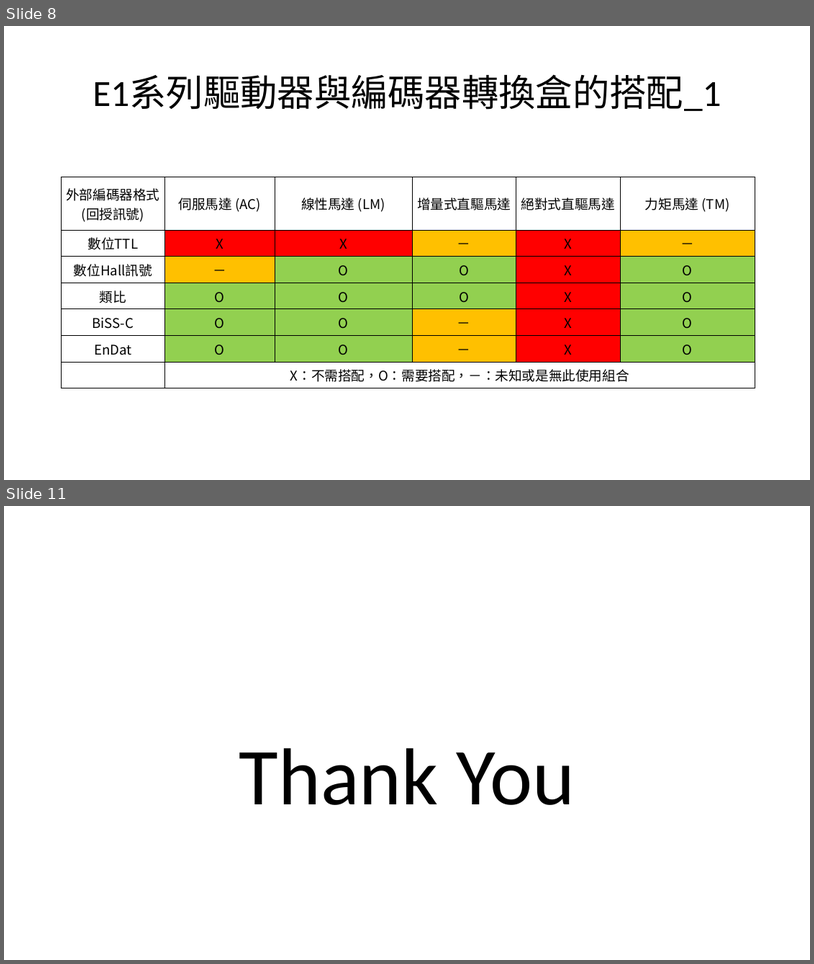
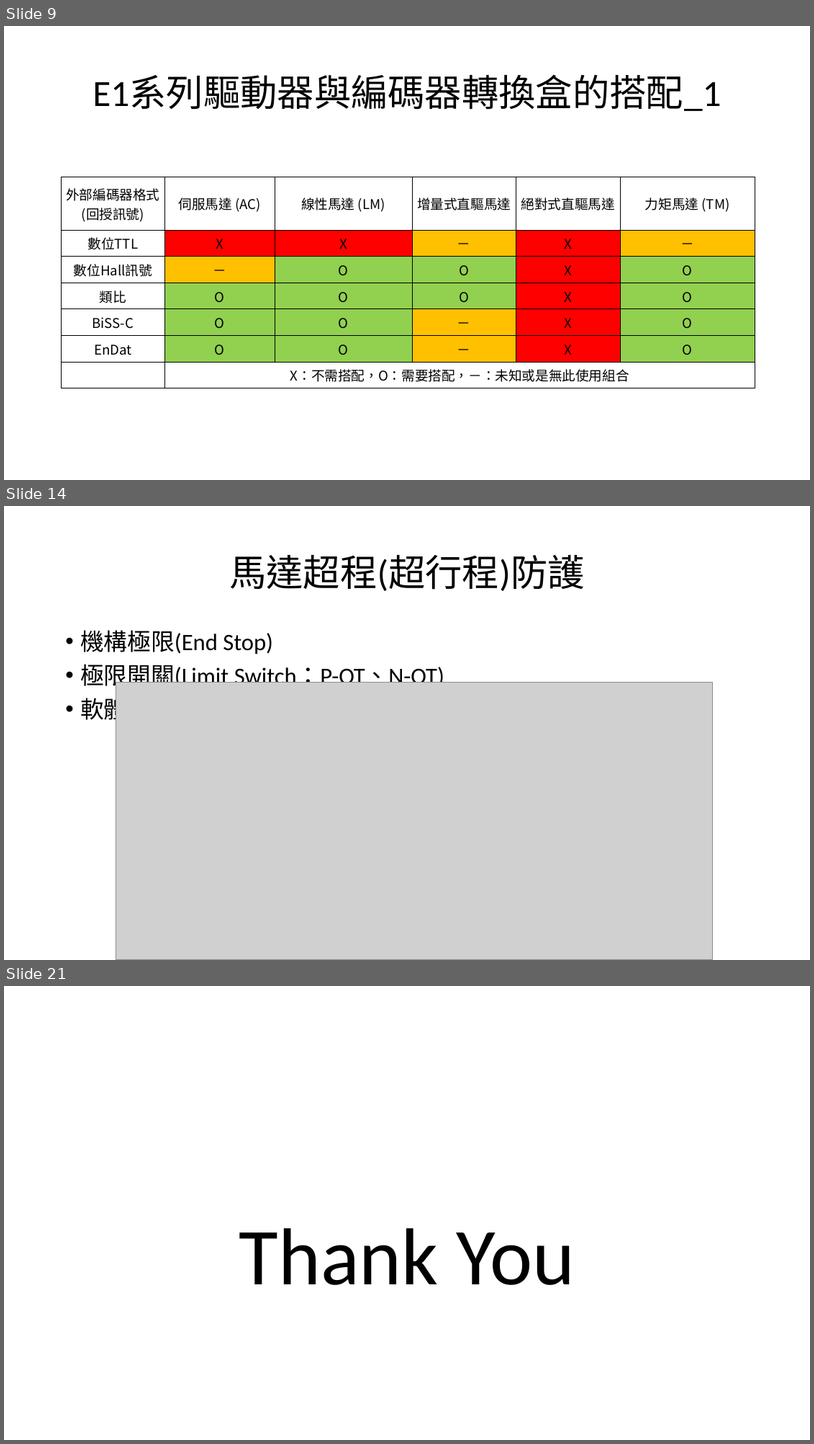
Before and after one commit to handsomeyo-wei/introduce-product-of-controllers-and-drivers, a slide deck: 產品簡介.pptx. Shown one above the other, each under a label of ours: slides 8 and 11 before the commit, slides 9, 14 and 21 after it; the slides between them are not shown. The pictures are 814x964 and 814x1444 pixels, drawn with LibreOffice and Linux fonts; fonts in the diff are those of the drawing; grey boxes stand for pictures. Boxes give left, top, right and bottom in pixels: in the first picture for what was removed or moved away, otherwise in the second. Text is boxed around its words. In the diff, an @@ line names an element or a change of style, - is before the commit and + after.

```diff
--- a/產品簡介.pptx
+++ b/產品簡介.pptx
@@ slide 14 added at box(4, 506, 810, 960), background #FFFFFF @@
@@ title added at box(229, 555, 584, 591), 44 pt, text #000000 @@
+馬達超程(超行程)防護
@@ text added at box(80, 630, 445, 723), 28 pt, text #000000 @@
+• 機構極限(End Stop)
+• 極限開關(Limit Switch：P-OT、N-OT)
+• 軟體極限(Software Linit)
@@ picture added at box(116, 682, 713, 959) @@
@@ what was slide 8 is now slide 9 @@
@@ what was slide 11 is now slide 21 @@
```
Also in this commit, not shown: 3 slides changed, 10 other slides added.
